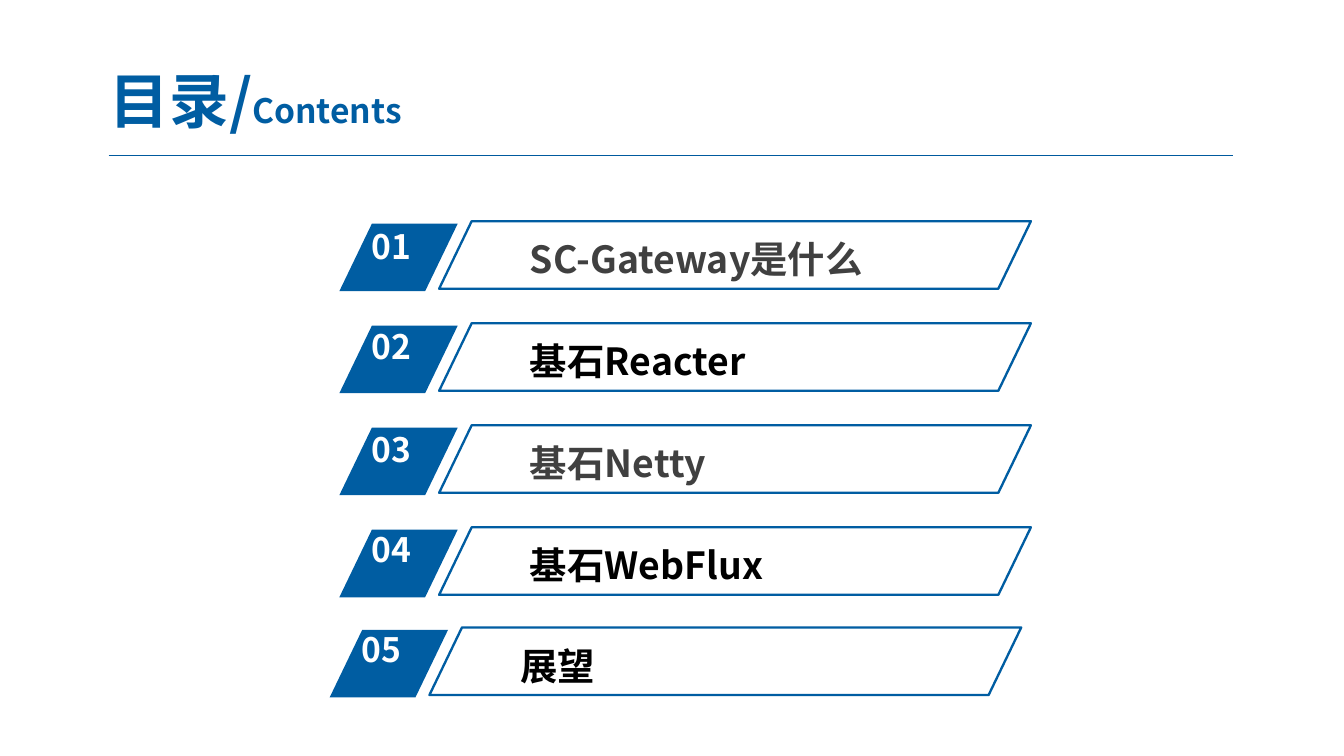
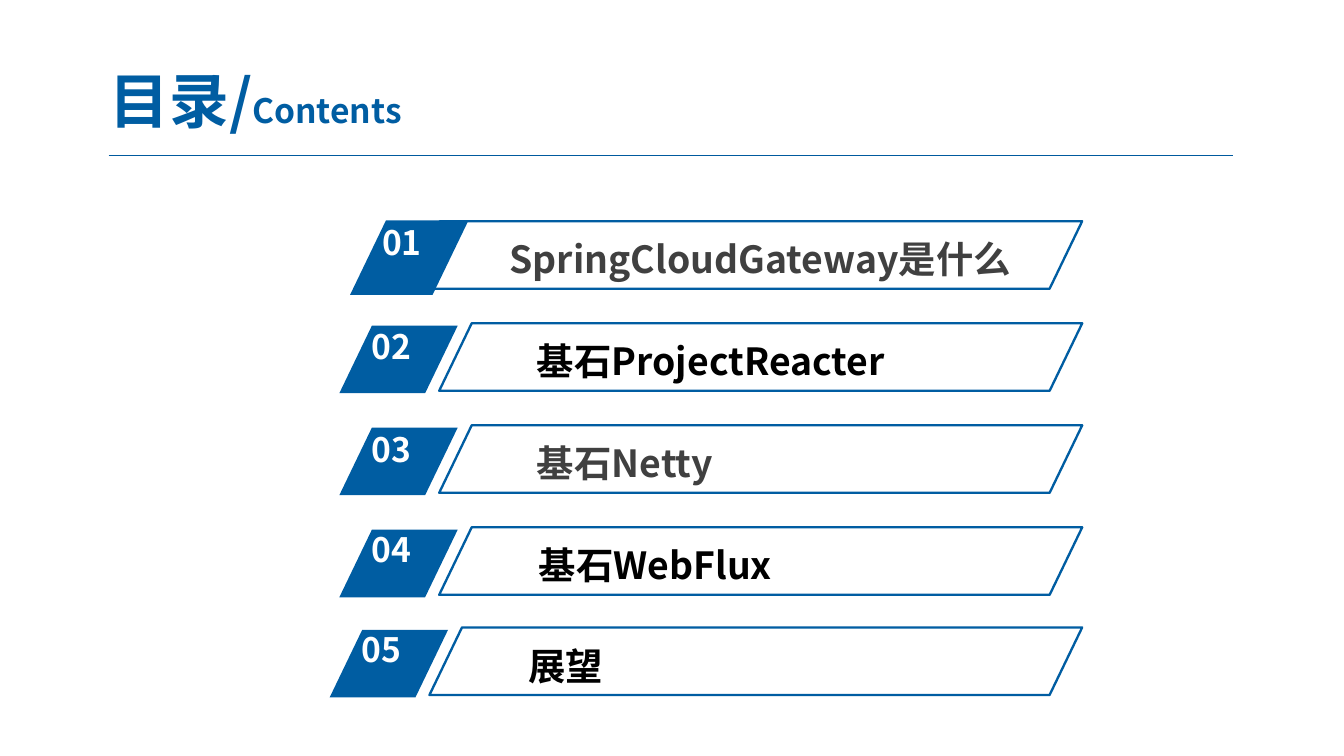
Before and after one commit to yizhou136/springcloudgateway, a slide deck: slide 2 of src/main/doc/SpringCloudGateway框架分析-周国宝.pptx. Drawn at 1344x756 pixels with LibreOffice and Linux fonts; fonts in the diff are those of the drawing; background and template pictures are left out. Boxes give left, top, right and bottom in pixels: in the first picture for what was removed or moved away, otherwise in the second. Text is boxed around its words. In the diff, an @@ line names an element or a change of style, - is before the commit and + after.

```diff
--- a/src/main/doc/SpringCloudGateway框架分析-周国宝.pptx
+++ b/src/main/doc/SpringCloudGateway框架分析-周国宝.pptx
@@ parallelogram: place and size @@
-parallelogram at box(339, 223, 457, 290)
+parallelogram at box(349, 220, 468, 294)
@@ text "01": place and size @@
-text "01" at box(371, 224, 411, 260)
+text "01" at box(382, 221, 422, 256)
@@ parallelogram: place and size @@
-parallelogram at box(439, 222, 1031, 289)
+parallelogram at box(407, 222, 1082, 289)
@@ text at box(510, 241, 1011, 282): text changed @@
-SC-Gateway是什么
+SpringCloudGateway是什么
@@ parallelogram: place and size @@
-parallelogram at box(439, 323, 1031, 390)
+parallelogram at box(439, 323, 1082, 390)
@@ text at box(537, 343, 885, 384): text changed @@
-基石Reacter
+基石ProjectReacter
@@ parallelogram: place and size @@
-parallelogram at box(439, 425, 1031, 492)
+parallelogram at box(439, 425, 1082, 492)
@@ text "基石Netty": place and size @@
-text "基石Netty" at box(530, 445, 706, 486)
+text "基石Netty" at box(537, 445, 713, 486)
@@ parallelogram: place and size @@
-parallelogram at box(439, 527, 1031, 594)
+parallelogram at box(439, 527, 1082, 594)
@@ text "基石WebFlux": place and size @@
-text "基石WebFlux" at box(530, 547, 763, 583)
+text "基石WebFlux" at box(539, 547, 772, 583)
@@ parallelogram: place and size @@
-parallelogram at box(430, 628, 1021, 695)
+parallelogram at box(430, 628, 1083, 695)
@@ text "展望": place and size @@
-text "展望" at box(520, 648, 595, 684)
+text "展望" at box(529, 648, 604, 684)
```
Also in this commit, not shown: 19 other slides changed, 11 slides added, 6 slides removed, 6 other files.
